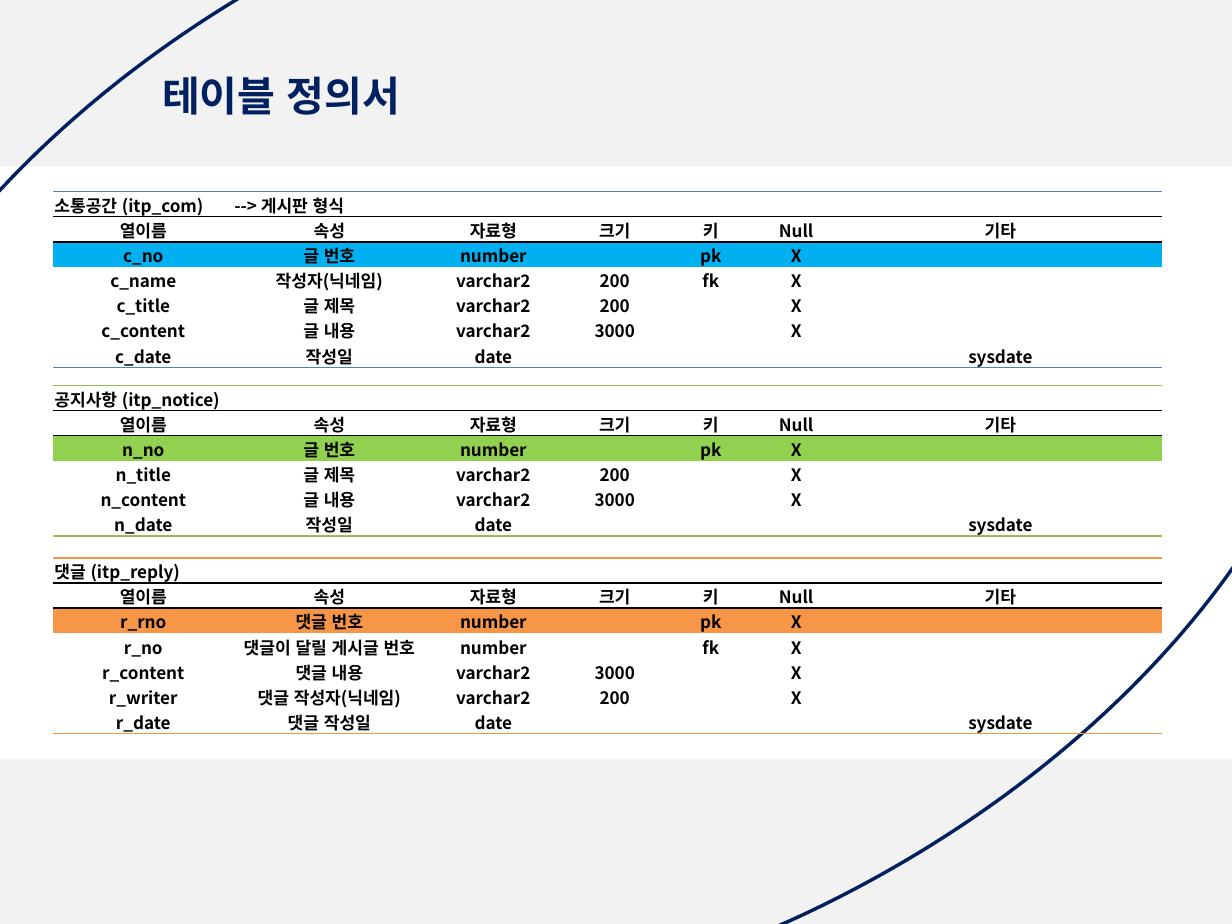
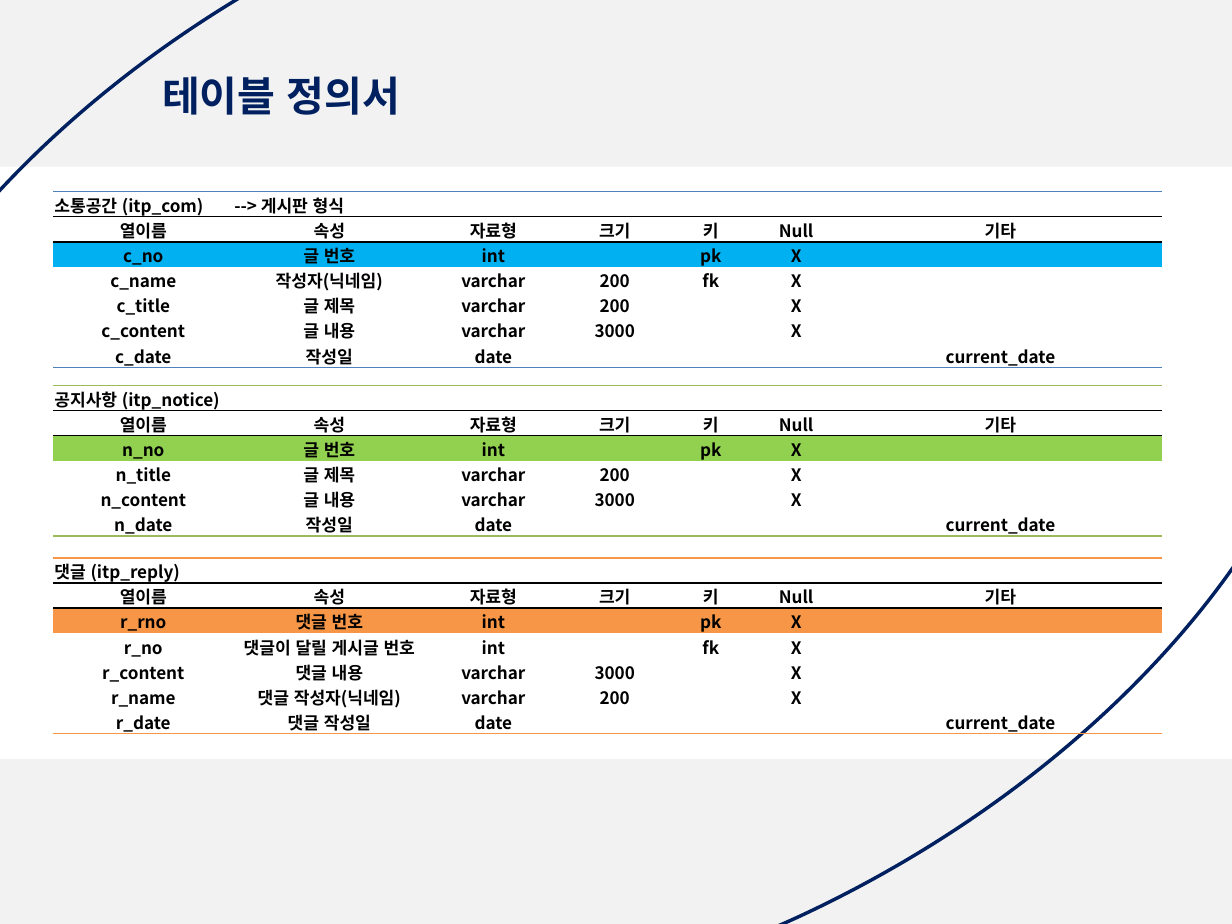
Before and after one commit to yeajinlee/ITP-team, a slide deck: slide 23 of multi_final/문서/3차 5조 2-15일 발표 자료(최종)/final_project_03.15 발표.pptx (slide 24 before the commit). Drawn at 1232x924 pixels with LibreOffice and Linux fonts; fonts in the diff are those of the drawing. Boxes give left, top, right and bottom in pixels: in the first picture for what was removed or moved away, otherwise in the second. Text is boxed around its words. In the diff, an @@ line names an element or a change of style, - is before the commit and + after.

```diff
--- a/multi_final/문서/3차 5조 2-15일 발표 자료(최종)/final_project_03.15 발표.pptx
+++ b/multi_final/문서/3차 5조 2-15일 발표 자료(최종)/final_project_03.15 발표.pptx
@@ table at [53,191,1161,372] @@
-row 3, column 3: number
+row 3, column 3: int
-row 4, column 3: varchar2
+row 4, column 3: varchar
-row 5, column 3: varchar2
+row 5, column 3: varchar
-row 6, column 3: varchar2
+row 6, column 3: varchar
-row 7, column 7: sysdate
+row 7, column 7: current_date
@@ table at [53,386,1161,738] @@
-row 3, column 3: number
+row 3, column 3: int
-row 4, column 3: varchar2
+row 4, column 3: varchar
-row 5, column 3: varchar2
+row 5, column 3: varchar
-row 6, column 7: sysdate
+row 6, column 7: current_date
@@ table at [53,558,1161,738] @@
-row 3, column 3: number
+row 3, column 3: int
-row 4, column 3: number
+row 4, column 3: int
-row 5, column 3: varchar2
+row 5, column 3: varchar
-row 6, column 1: r_writer
+row 6, column 1: r_name
-row 6, column 3: varchar2
+row 6, column 3: varchar
-row 7, column 7: sysdate
+row 7, column 7: current_date
```
Also in this commit, not shown: 1 other slide changed, 2 slides added, 1 slide removed.
